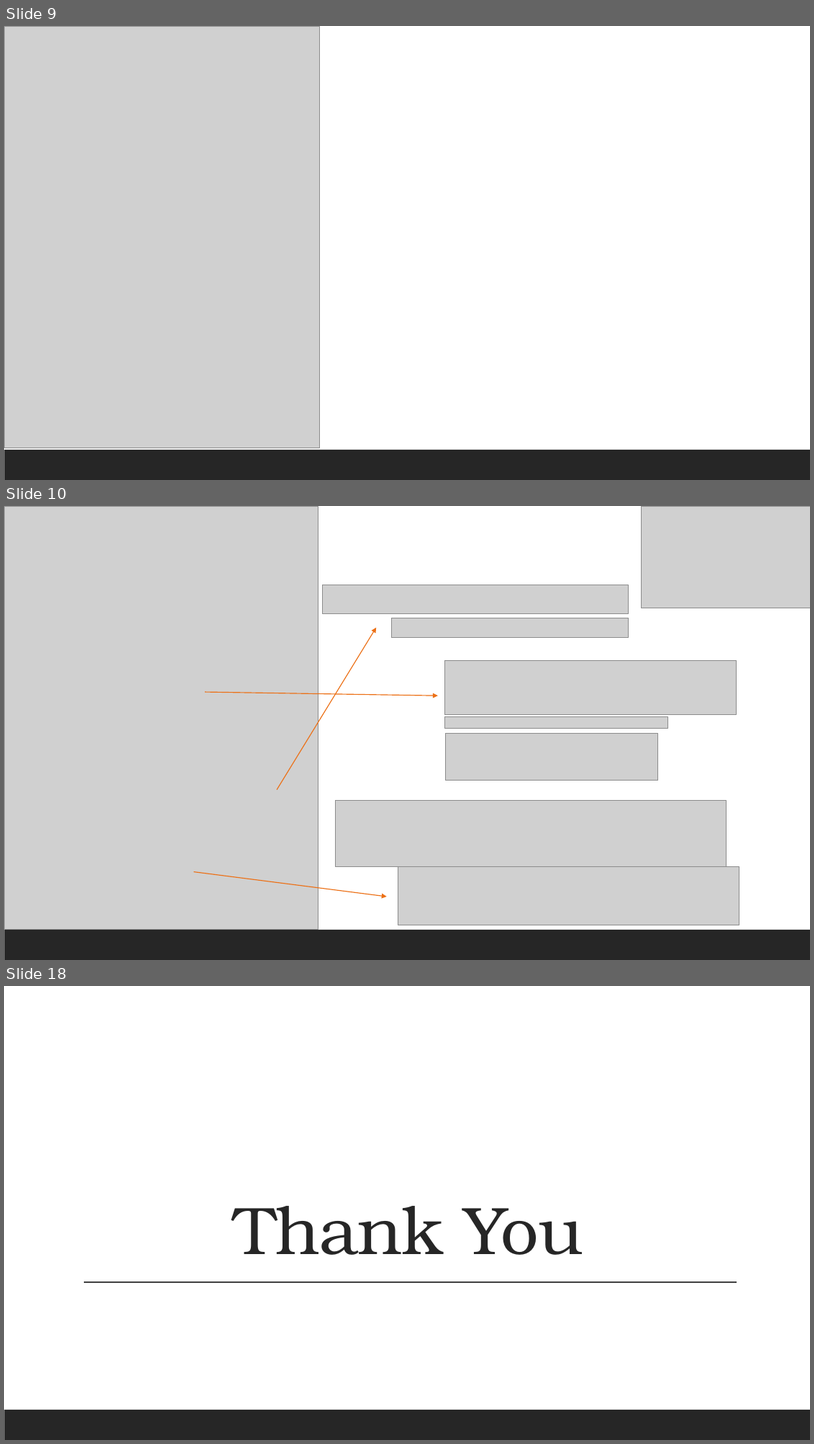
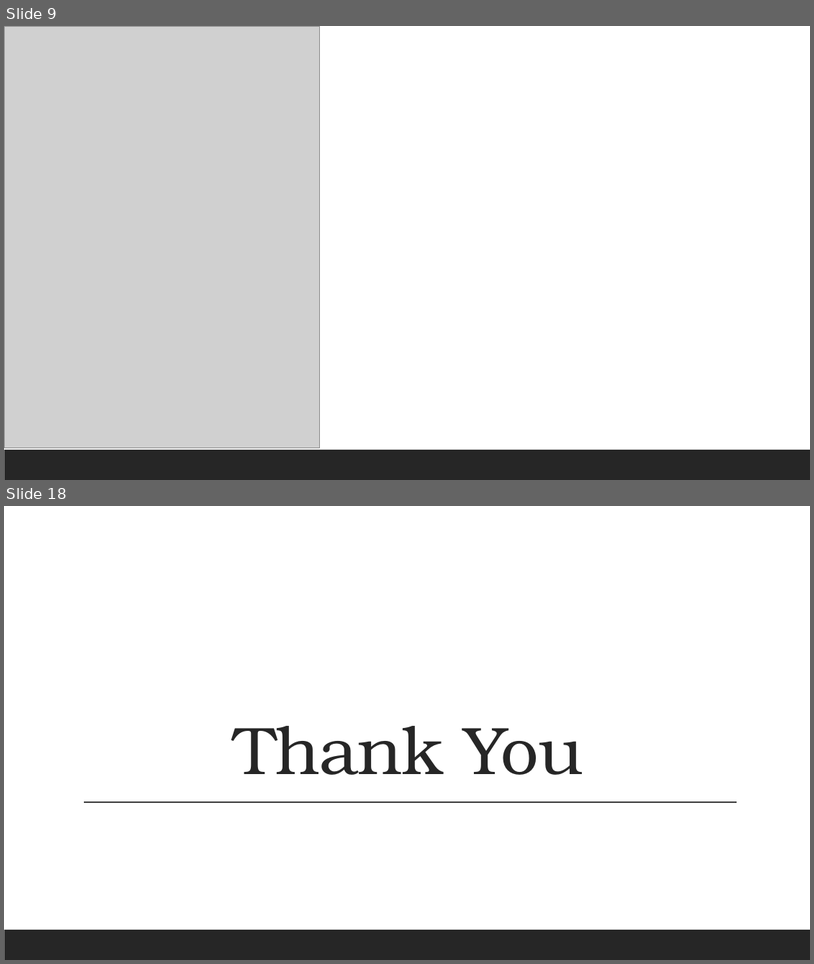
Before and after one commit to TJcollector/DatabaseProject, a slide deck: Database for Clinic Management.pptx. Shown one above the other, each under a label of ours: slides 9, 10 and 18 before the commit, slides 9 and 18 after it; the slides between them are not shown. The pictures are 814x1444 and 814x964 pixels, drawn with LibreOffice and Linux fonts; fonts in the diff are those of the drawing; grey boxes stand for pictures. Boxes give left, top, right and bottom in pixels: in the first picture for what was removed or moved away, otherwise in the second. Text is boxed around its words. In the diff, an @@ line names an element or a change of style, - is before the commit and + after.

```diff
--- a/Database for Clinic Management.pptx
+++ b/Database for Clinic Management.pptx
@@ slide 10 removed at [4, 506, 810, 960], background #FFFFFF; not listed: 1 template element that a slide beside it also shows @@
@@ picture removed at [4, 506, 318, 929] @@
@@ picture removed at [642, 506, 810, 608] @@
@@ picture removed at [323, 585, 629, 614] @@
@@ arrow removed from (277, 790) to (377, 628) @@
@@ picture removed at [392, 618, 629, 637] @@
@@ picture removed at [445, 660, 737, 714] @@
@@ arrow removed from (205, 692) to (438, 695) @@
@@ picture removed at [445, 717, 669, 728] @@
@@ picture removed at [446, 733, 658, 780] @@
@@ picture removed at [336, 800, 727, 867] @@
@@ arrow removed from (194, 871) to (387, 896) @@
@@ picture removed at [398, 867, 740, 924] @@
```
Also in this commit, not shown: 2 slides changed, 8 slides added, 7 other slides removed.
